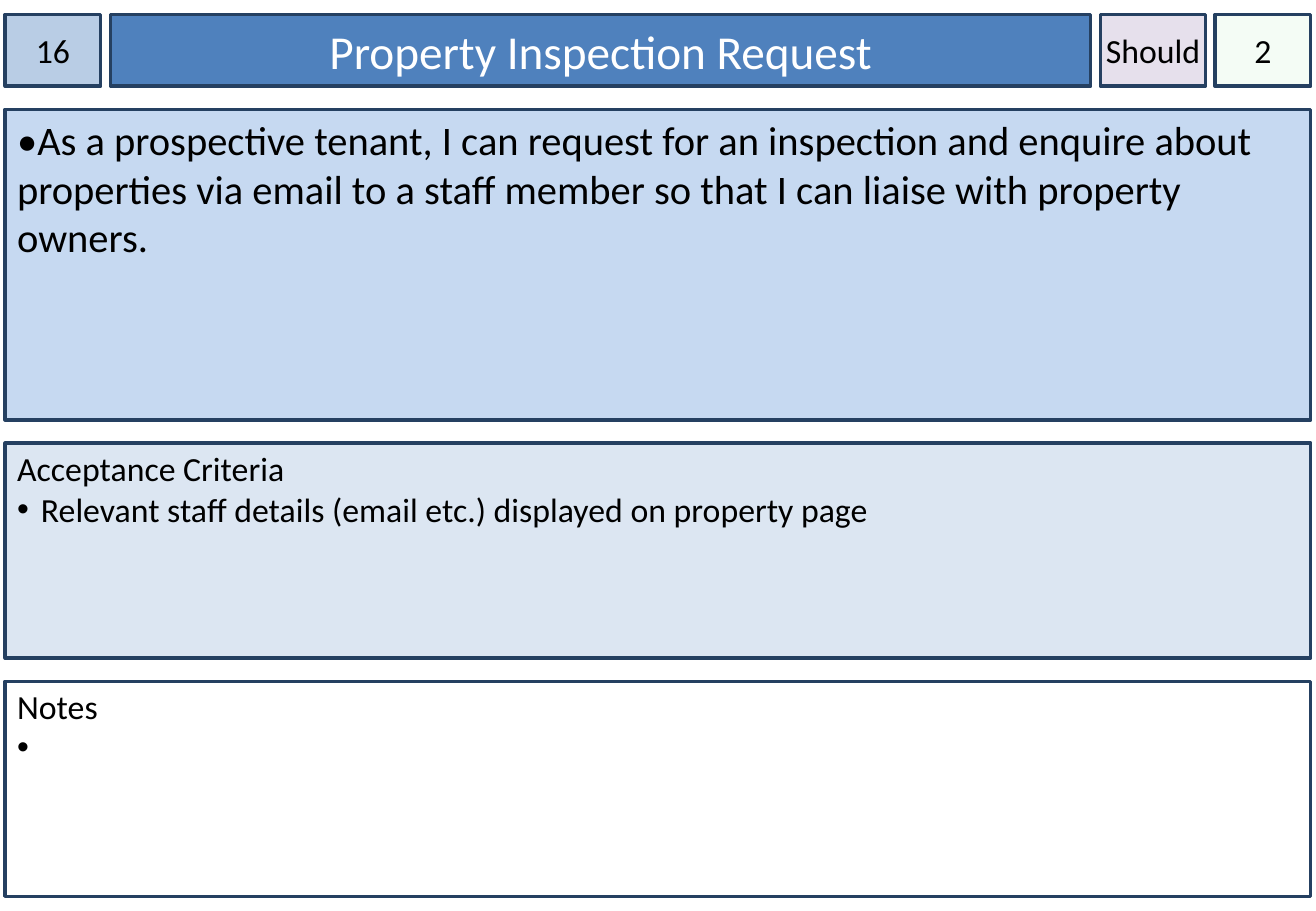
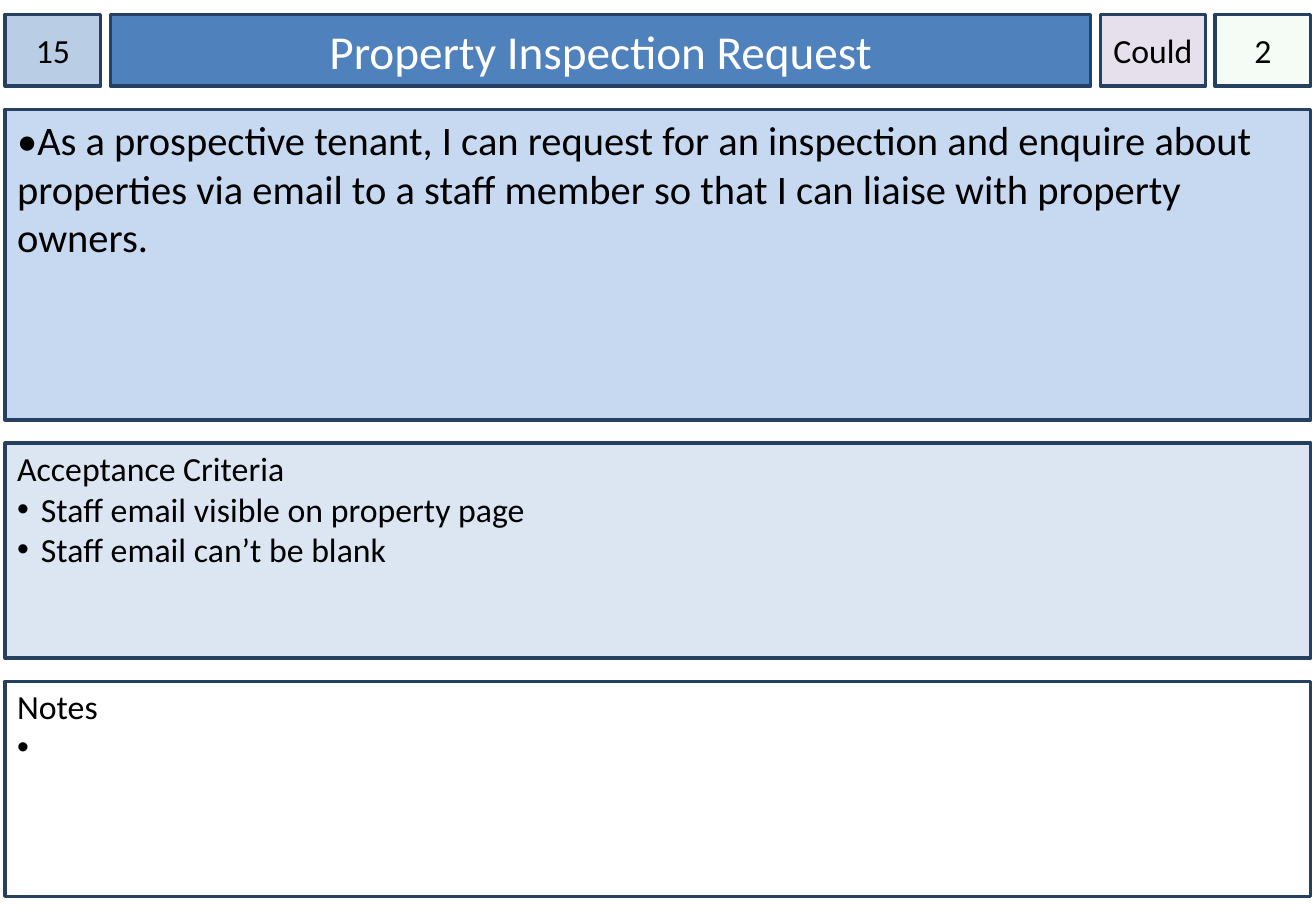
Before and after one commit to mdeclosey/IFB299, a slide deck: slide 16 of Documentation/Story Cards.pptx (slide 17 before the commit). Drawn at 1316x911 pixels with LibreOffice and Linux fonts; fonts in the diff are those of the drawing. Boxes give left, top, right and bottom in pixels: in the first picture for what was removed or moved away, otherwise in the second. Text is boxed around its words. In the diff, an @@ line names an element or a change of style, - is before the commit and + after.

```diff
--- a/Documentation/Story Cards.pptx
+++ b/Documentation/Story Cards.pptx
@@ text in rectangle at (36, 41, 70, 64): text changed @@
-16
+15
@@ text in rectangle at (1113, 39, 1192, 64): text changed @@
-Should
+Could
@@ text in rectangle at (41, 498, 524, 563): text changed @@
-• Relevant staff details (email etc.) displayed on property page
+• Staff email visible on property page
+• Staff email can’t be blank
```
Also in this commit, not shown: 16 other slides changed, 1 slide removed, 1 other file.
